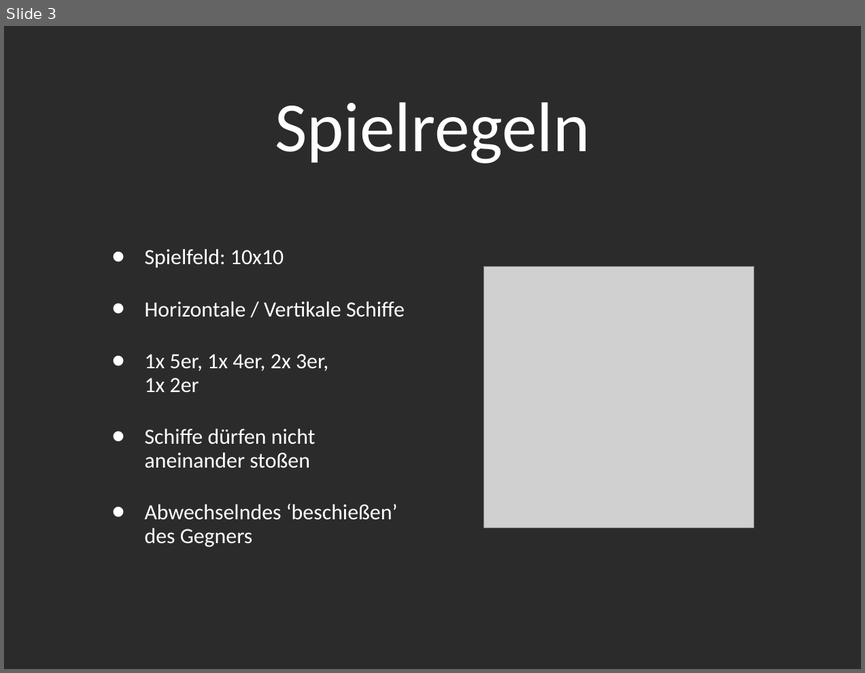
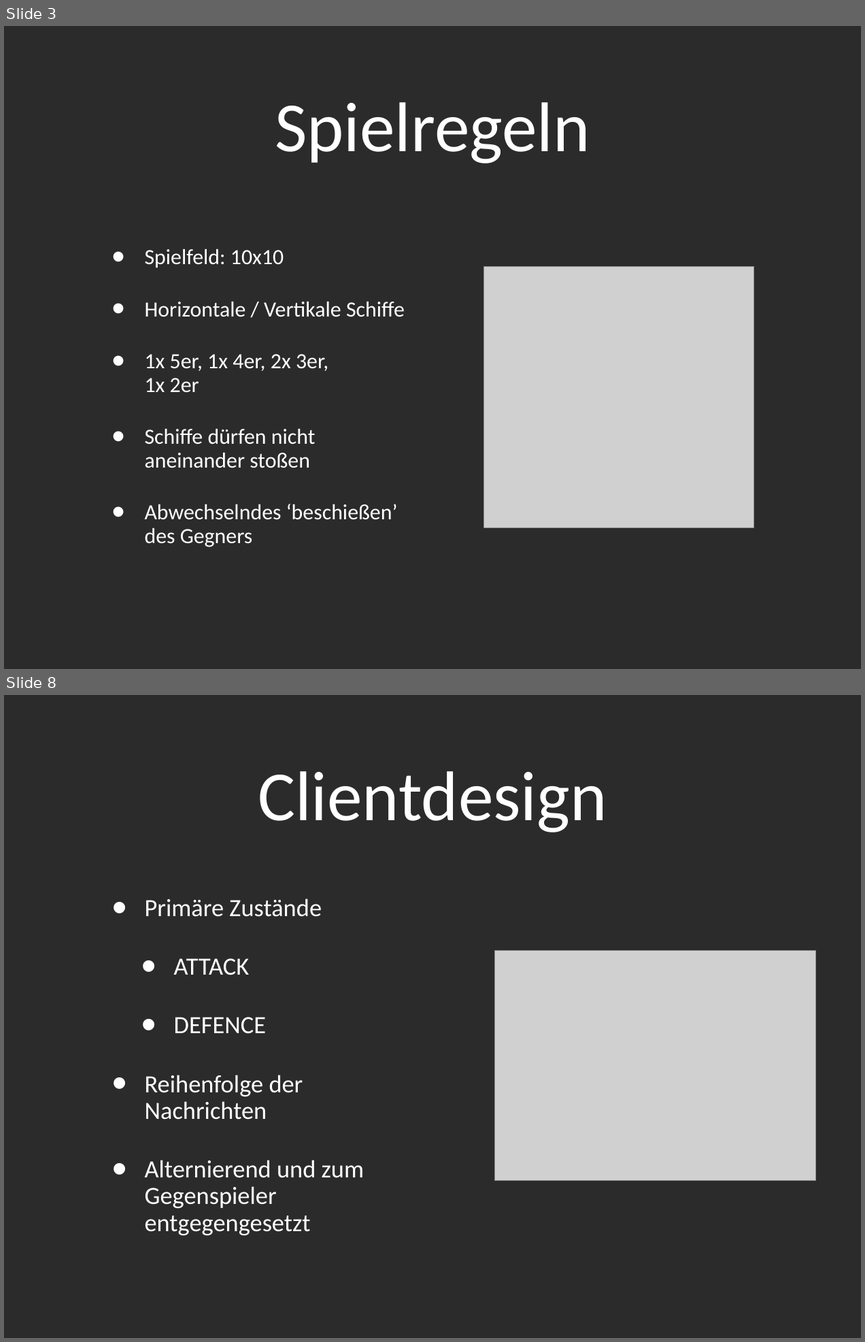
Before and after one commit to novac045/ai-battleship, a slide deck: Präsentation/Presentation_PPT.ppt. Shown one above the other, each under a label of ours: slide 3 before the commit, slides 3 and 8 after it; the slides between them are not shown. The pictures are 865x673 and 865x1342 pixels, drawn with LibreOffice and Linux fonts; fonts in the diff are those of the drawing; grey boxes stand for pictures; background and template pictures are left out; a plain dark background stands for a picture behind light text. Boxes give left, top, right and bottom in pixels: in the first picture for what was removed or moved away, otherwise in the second. Text is boxed around its words. In the diff, an @@ line names an element or a change of style, - is before the commit and + after.

```diff
--- a/Präsentation/Presentation_PPT.ppt
+++ b/Präsentation/Presentation_PPT.ppt
@@ slide 8 added at [4, 695, 861, 1338], background picture (left out) @@
@@ title added at [258, 771, 606, 832], 84 pt, text #FFFFFF @@
+Clientdesign
@@ text added at [145, 898, 364, 1236], 29.6 pt, text #FFFFFF @@
+• Primäre Zustände
+  • ATTACK
+  • DEFENCE
+• Reihenfolge der Nachrichten
+• Alternierend und zum Gegenspieler entgegengesetzt
@@ picture added at [494, 951, 816, 1181] @@
```
Also in this commit, not shown: 1 slide changed, 5 other slides added, 1 slide removed, 1 other file.
